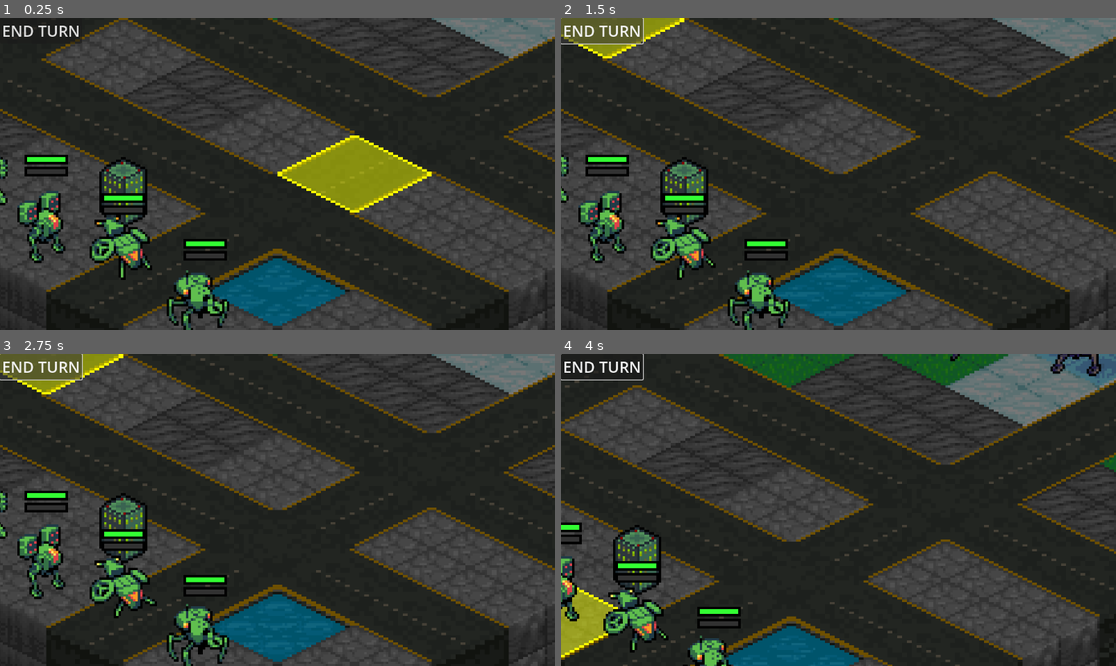
Above: before the commit, frames 1-4 (two rows, left to right).
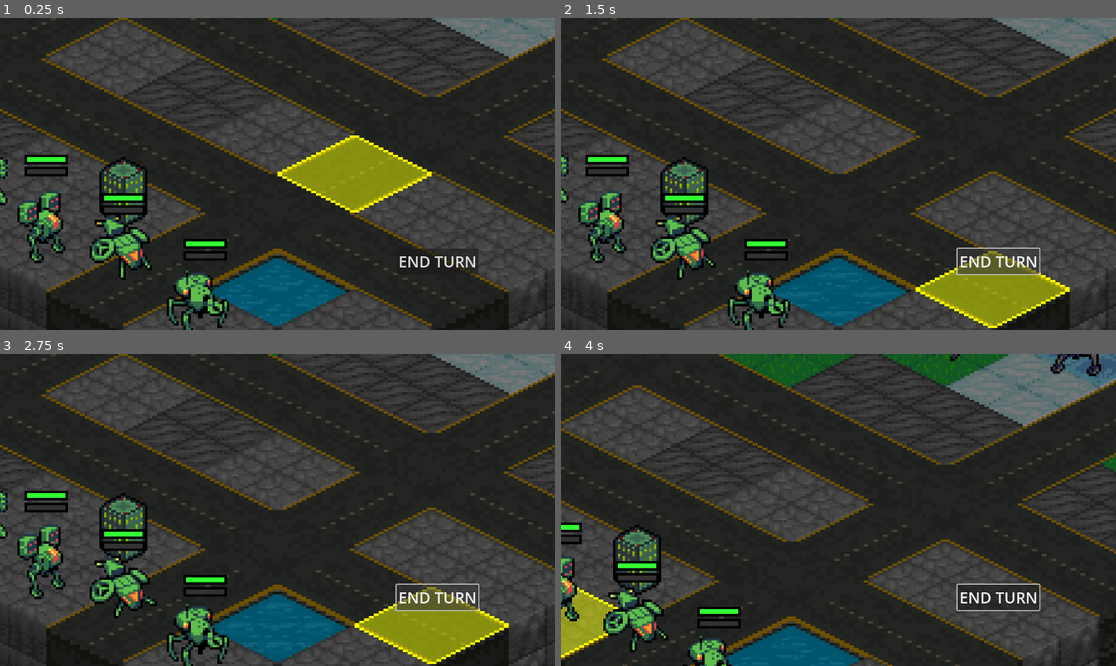
Above: after the commit, the same moments.

Repository: Tekknobot/Terrain
Game: Godot game, scene res://Scenes/Main.tscn
Two runs of this game, one before a commit and one after it. Both use one fixed random seed, a clock stepped at 60 frames per second and the inputs below.
Inputs (mouse positions are in pixels of both pictures, inside the frame that each line leads up to):
- Up to frame 1 (0.25 s): no input
- Up to frame 2 (1.5 s): click "END TURN" at 0.5 s; click "END TURN" at 1.25 s
- Up to frame 3 (2.75 s): click "END TURN" at 2 s
- Up to frame 4 (4 s): move the mouse to (960, 494) at 2.77 s; click (960, 494) at 2.92 s; drag from (727, 525) to (605, 606) at 3.52 s

The runs differ from the first frame. In frame 1, 0.7% of the frame differs, in the area x 0-87%, y 0-83%; in frame 2, 5.7%, in the area x 0-92%, y 0-100%; in frame 3, 5.7%; in frame 4, 1.2%.

Commit message:
Android build.

Diff:
--- a/Scenes/Main.tscn
+++ b/Scenes/Main.tscn
@@ -218,14 +218,22 @@
 
 [node name="Control" type="Control" parent="CanvasLayer"]
 layout_mode = 3
-anchors_preset = 0
-offset_right = 40.0
-offset_bottom = 40.0
+anchors_preset = 3
+anchor_left = 1.0
+anchor_top = 1.0
+anchor_right = 1.0
+anchor_bottom = 1.0
+offset_left = -40.0
+offset_top = -40.0
+grow_horizontal = 0
+grow_vertical = 0
 
 [node name="Button" type="Button" parent="CanvasLayer/Control"]
 layout_mode = 0
-offset_right = 8.0
-offset_bottom = 8.0
+offset_left = -289.0
+offset_top = -129.0
+offset_right = -119.0
+offset_bottom = -76.0
 theme_override_font_sizes/font_size = 32
 text = "END TURN"
 
--- a/project.godot
+++ b/project.godot
@@ -10,7 +10,7 @@
 
 [application]
 
-config/name="Terrain"
+config/name="Mek VS Mek"
 run/main_scene="res://Scenes/Main.tscn"
 config/features=PackedStringArray("4.3", "Mobile")
 config/icon="res://icon.svg"
@@ -28,4 +28,5 @@
 [rendering]
 
 textures/canvas_textures/default_texture_filter=0
+textures/vram_compression/import_etc2_astc=true
 environment/defaults/default_clear_color=Color(0, 0, 0, 1)
Not shown, added: my-release-key.keystore
